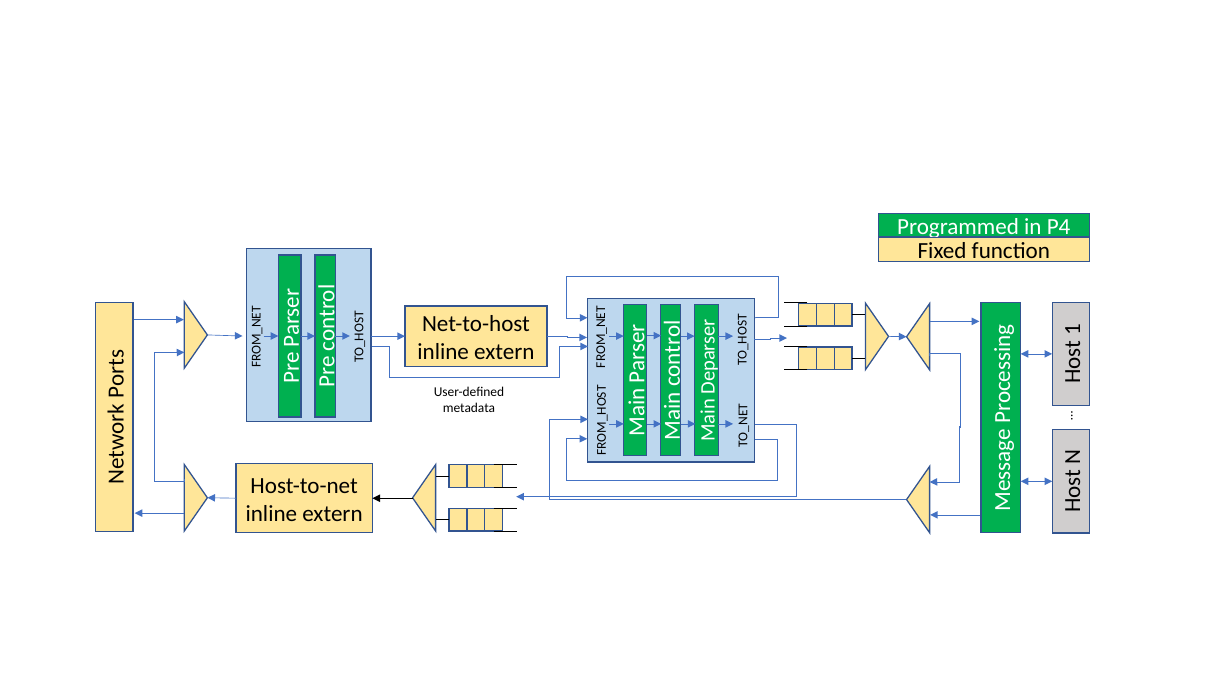
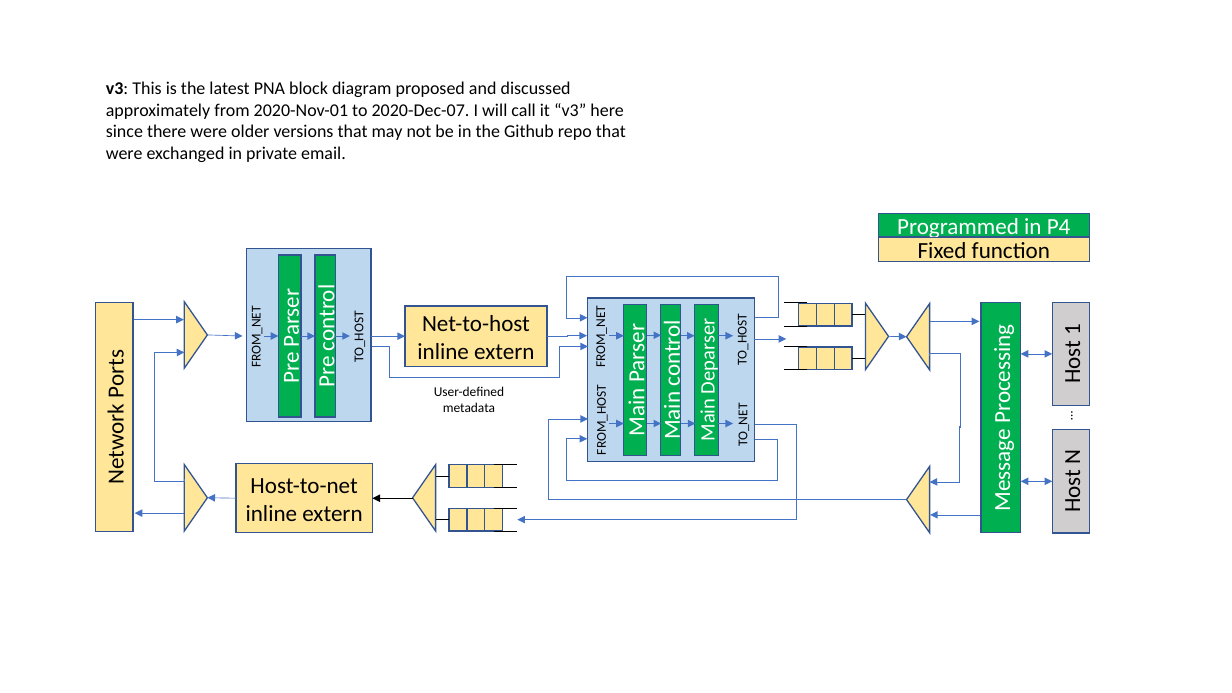
Before and after one commit to p4lang/pna, a slide deck: slide 1 of figs/pna-block-diagram.pptx. Drawn at 1232x693 pixels with LibreOffice and Linux fonts; fonts in the diff are those of the drawing. Boxes give left, top, right and bottom in pixels: in the first picture for what was removed or moved away, otherwise in the second. Text is boxed around its words. In the diff, an @@ line names an element or a change of style, - is before the commit and + after.

```diff
--- a/figs/pna-block-diagram.pptx
+++ b/figs/pna-block-diagram.pptx
@@ text added at (106, 81, 626, 162), 14 pt, text #000000 @@
+v3: This is the latest PNA block diagram proposed and discussed approximately from 2020-Nov-01 to 2020-Dec-07. I will call it “v3” here since there were older versions that may not be in the Github repo that were exchanged in private email.
@@ elbow arrow (547, 336) - (587, 335): route changed @@
@@ elbow arrow (907, 500) - (588, 419): route changed @@
@@ elbow arrow moved from (755, 425) - (517, 497) to (755, 424) - (518, 519) @@
```
Also in this commit, not shown: 2 slides added, 2 other files.
